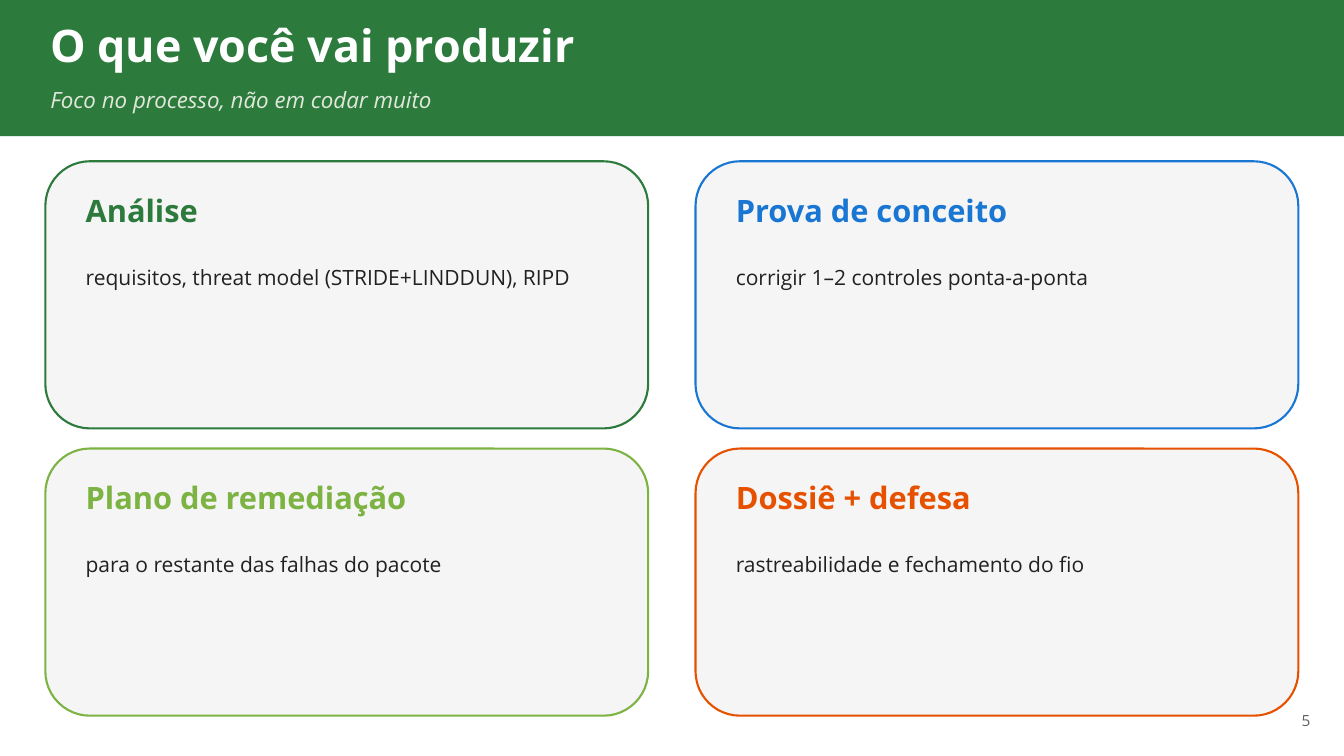
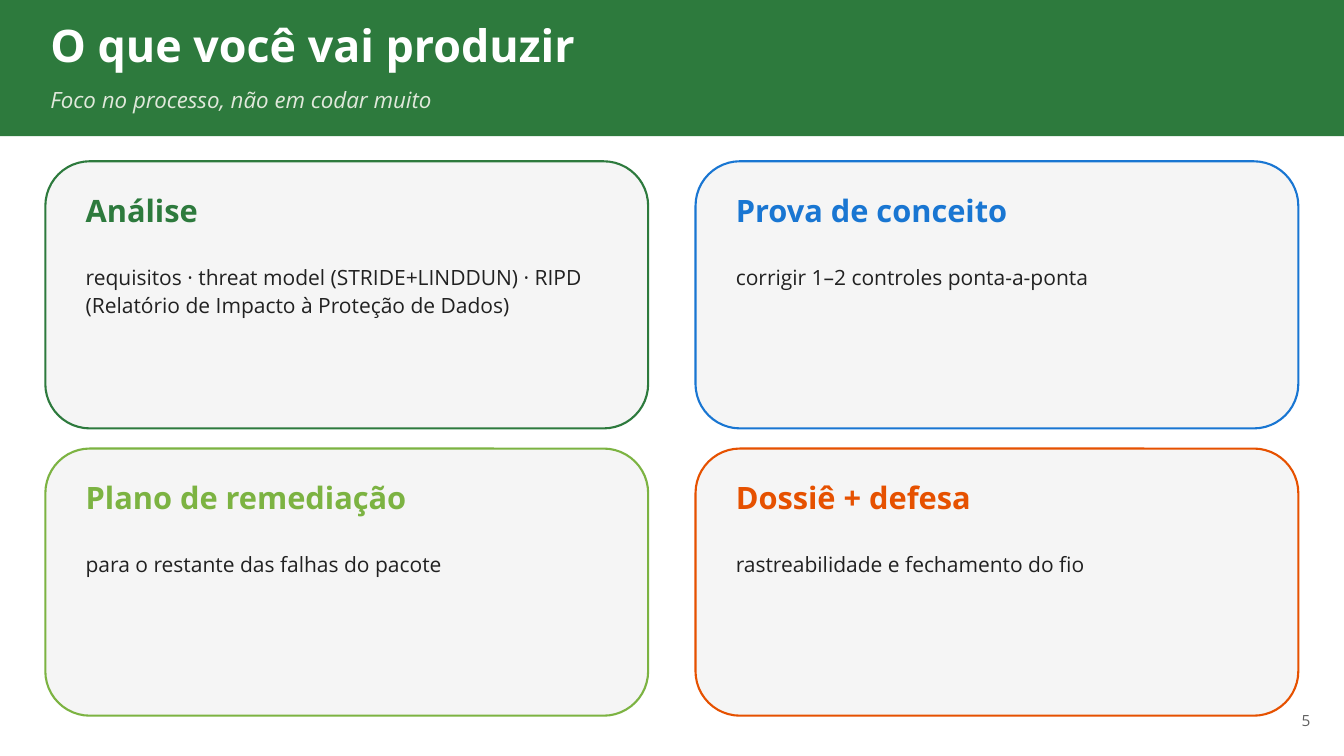
Before and after one commit to ads-sapucaia-ssc/SSC, a slide deck: slide 5 of aulas/aula-01-contexto-e-dados.pptx. Drawn at 1344x756 pixels with LibreOffice and Linux fonts; fonts in the diff are those of the drawing. Boxes give left, top, right and bottom in pixels: in the first picture for what was removed or moved away, otherwise in the second. Text is boxed around its words. In the diff, an @@ line names an element or a change of style, - is before the commit and + after.

Commit message:
Aula 1 slide 5: expande RIPD -> Relatorio de Impacto a Protecao de Dados

```diff
--- a/aulas/aula-01-contexto-e-dados.pptx
+++ b/aulas/aula-01-contexto-e-dados.pptx
@@ text at box(86, 269, 582, 318): text changed @@
-requisitos, threat model (STRIDE+LINDDUN), RIPD
+requisitos · threat model (STRIDE+LINDDUN) · RIPD (Relatório de Impacto à Proteção de Dados)
```
